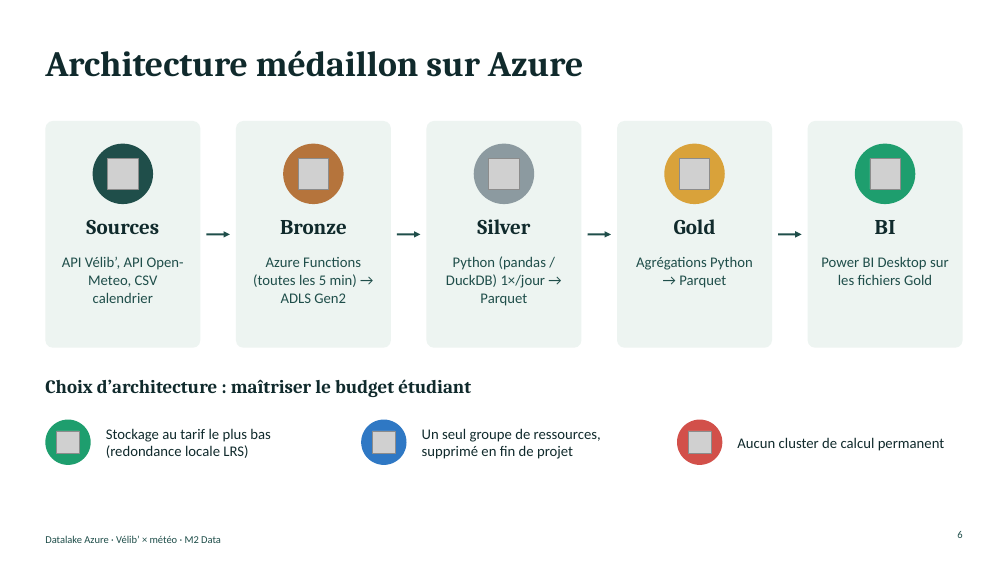
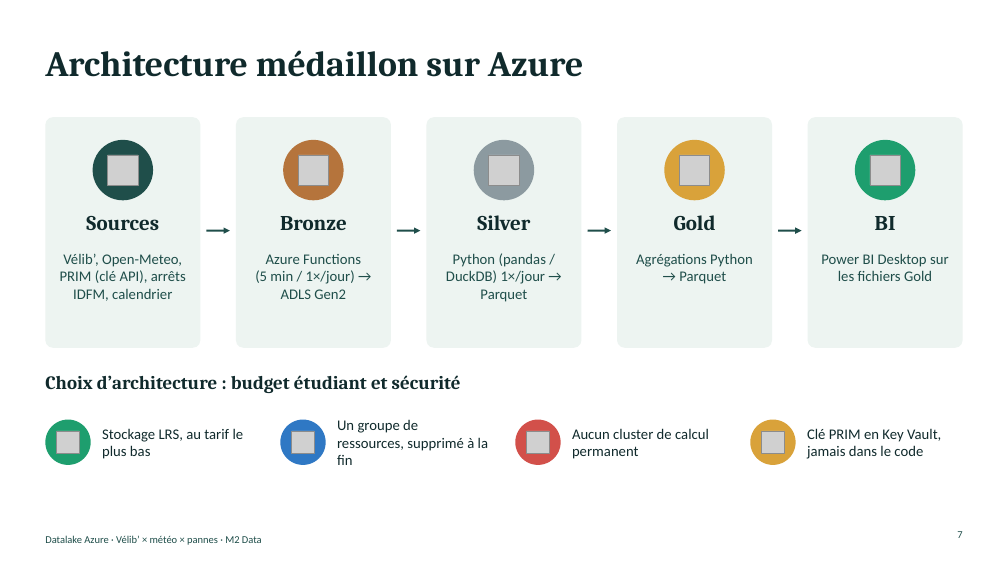
Before and after one commit to developpeur239/data-engineering-journey, a slide deck: slide 7 of fiche_sujet_velib_meteo.pptx (slide 6 before the commit). Drawn at 1008x567 pixels with LibreOffice and Linux fonts; fonts in the diff are those of the drawing; grey boxes stand for pictures. Boxes give left, top, right and bottom in pixels: in the first picture for what was removed or moved away, otherwise in the second. Text is boxed around its words. In the diff, an @@ line names an element or a change of style, - is before the commit and + after.

```diff
--- a/fiche_sujet_velib_meteo.pptx
+++ b/fiche_sujet_velib_meteo.pptx
@@ rounded rectangle: place and size @@
-rounded rectangle at (45, 121, 200, 348)
+rounded rectangle at (45, 117, 200, 348)
@@ rounded rectangle: place and size @@
-rounded rectangle at (236, 121, 391, 348)
+rounded rectangle at (236, 117, 391, 348)
@@ rounded rectangle: place and size @@
-rounded rectangle at (426, 121, 582, 348)
+rounded rectangle at (426, 117, 582, 348)
@@ rounded rectangle: place and size @@
-rounded rectangle at (617, 121, 772, 348)
+rounded rectangle at (617, 117, 772, 348)
@@ rounded rectangle: place and size @@
-rounded rectangle at (808, 121, 963, 348)
+rounded rectangle at (808, 117, 963, 348)
@@ 8 texts, 5 pictures, 5 ellipses, 4 arrows: place and size @@
-8 texts, 5 pictures, 5 ellipses, 4 arrows at (86, 144, 949, 306)
+8 texts, 5 pictures, 5 ellipses, 4 arrows at (86, 140, 949, 302)
@@ text at (60, 253, 186, 301): text changed @@
-API Vélib’, API Open-Meteo, CSV calendrier
+Vélib’, Open-Meteo, PRIM (clé API), arrêts IDFM, calendrier
@@ text at (255, 254, 361, 299): text changed @@
-Azure Functions (toutes les 5 min) → ADLS Gen2
+Azure Functions (5 min / 1×/jour) → ADLS Gen2
@@ text at (45, 375, 461, 393): text changed @@
-Choix d’architecture : maîtriser le budget étudiant
+Choix d’architecture : budget étudiant et sécurité
@@ text "Aucun cluster de calcul permanent" rewrapped from (737, 437, 945, 451) to (572, 428, 709, 459) @@
@@ text at (102, 428, 244, 459): text changed @@
-Stockage au tarif le plus bas (redondance locale LRS)
+Stockage LRS, au tarif le plus bas
@@ ellipse: place and size @@
-ellipse at (361, 420, 407, 465)
+ellipse at (281, 420, 326, 465)
@@ picture: place and size @@
-picture at (373, 431, 395, 454)
+picture at (292, 431, 315, 454)
@@ text at (337, 420, 488, 465): text changed @@
-Un seul groupe de ressources, supprimé en fin de projet
+Un groupe de ressources, supprimé à la fin
@@ ellipse: place and size @@
-ellipse at (678, 420, 723, 465)
+ellipse at (516, 420, 561, 465)
@@ picture: place and size @@
-picture at (689, 431, 712, 454)
+picture at (527, 431, 550, 454)
@@ ellipse added at (750, 420, 796, 465), fill #D9A23A @@
@@ picture added at (761, 431, 784, 454) @@
@@ text added at (807, 428, 941, 459), 14 pt, text #102A2C @@
+Clé PRIM en Key Vault, jamais dans le code
@@ text at (45, 535, 262, 545): text changed @@
-Datalake Azure · Vélib’ × météo · M2 Data
+Datalake Azure · Vélib’ × météo × pannes · M2 Data
@@ page number at (957, 531, 962, 538): text changed @@
-6
+7
```
Also in this commit, not shown: 11 other slides changed, 6 slides added, 1 slide removed.
